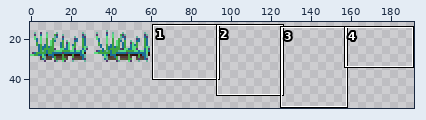
Sprite sheet -- regions/residential_region/static_obstacles/thorny_plant_2/thorny_plant_2.png. Above, an overview of the earlier version with the close-up marked.
Close-up. Old version:
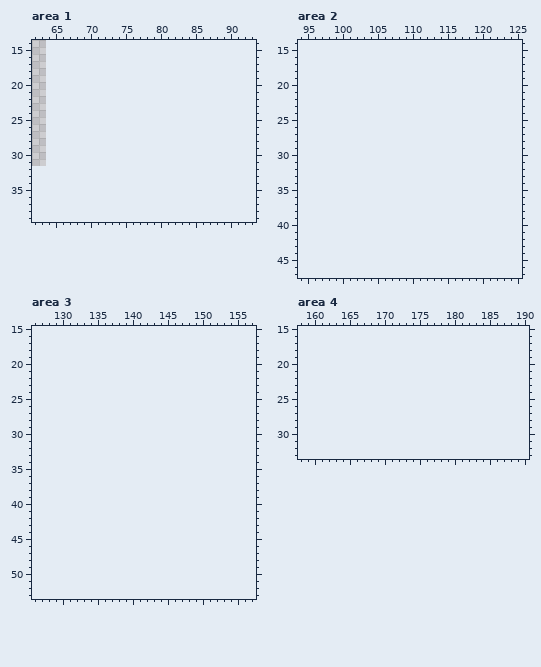
The file is 64x32 pixels. Shown: area 1: x 62..93, y 14..39; area 2: x 94..125, y 14..47; area 3: x 126..157, y 15..53; area 4: x 158..190, y 15..33. The old version is drawn lined up with the new one, on the new canvas. The wide view leaves out empty margins.
New version:
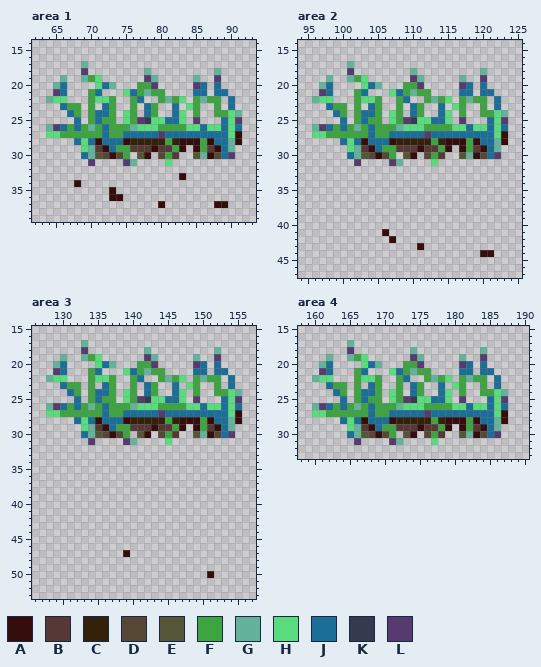
Palette (. is transparent): A #340d0c  B #563837  C #34210c  D #564737  E #555637  F #3ea341  G #63b39b  H #5adc7e  J #1b6e97  K #353a4f  L #573a70
Change:
canvas 64x32 -> 192x64
Changed rows in their new state; - is an unchanged pixel.
Area 1:
first column x 64:
17 -----G----------------------
18 -----L--------G---------G---
19 --G--GFH------LG-----G--L---
20 -GJ----HJG---FFL-----LJ-J---
21 -LJ---FJ---HJFGFF----JJ-JJ--
22 GHH---FHHF--FJ--FGFH-FGFF-J-
23 --JFF-F-JF--F-JF--J-HF--F-J-
24 ---JF-FJJF-HF-JF--JH-F--FFHG
25 ----J-FJFF-HFLKHHJJH-L---JHL
26 GLJFJFGFJFFFGHHHFFFFHHJHHJHJ
27 HHFFFFFFJFFJJJJJLJJJJJJJJJHA
28 ----JHJAJJJACCCCCFCAAAFAJJGA
29 -----HGBAJFFBBBABBFA-AFBAJG-
30 -----JGEDADF-EA-DFB--EGADJL-
31 ------L----LG----H----------
33 -------------------A--------
34 ----A-----------------------
35 ---------A------------------
36 ---------AA-----------------
37 ----------------A-------AA--
Area 2:
first column x 96:
17 -----G----------------------
18 -----L--------G---------G---
19 --G--GFH------LG-----G--L---
20 -GJ----HJG---FFL-----LJ-J---
21 -LJ---FJ---HJFGFF----JJ-JJ--
22 GHH---FHHF--FJ--FGFH-FGFF-J-
23 --JFF-F-JF--F-JF--J-HF--F-J-
24 ---JF-FJJF-HF-JF--JH-F--FFHG
25 ----J-FJFF-HFLKHHJJH-L---JHL
26 GLJFJFGFJFFFGHHHFFFFHHJHHJHJ
27 HHFFFFFFJFFJJJJJLJJJJJJJJJHA
28 ----JHJAJJJACCCCCFCAAAFAJJGA
29 -----HGBAJFFBBBABBFA-AFBAJG-
30 -----JGEDADF-EA-DFB--EGADJL-
31 ------L----LG----H----------
first column x 106:
41 A---------------
42 -A--------------
43 -----A----------
44 --------------AA
Area 3:
first column x 128:
17 -----G----------------------
18 -----L--------G---------G---
19 --G--GFH------LG-----G--L---
20 -GJ----HJG---FFL-----LJ-J---
21 -LJ---FJ---HJFGFF----JJ-JJ--
22 GHH---FHHF--FJ--FGFH-FGFF-J-
23 --JFF-F-JF--F-JF--J-HF--F-J-
24 ---JF-FJJF-HF-JF--JH-F--FFHG
25 ----J-FJFF-HFLKHHJJH-L---JHL
26 GLJFJFGFJFFFGHHHFFFFHHJHHJHJ
27 HHFFFFFFJFFJJJJJLJJJJJJJJJHA
28 ----JHJAJJJACCCCCFCAAAFAJJGA
29 -----HGBAJFFBBBABBFA-AFBAJG-
30 -----JGEDADF-EA-DFB--EGADJL-
31 ------L----LG----H----------
first column x 139:
47 A------------
50 ------------A
Area 4:
first column x 160:
17 -----G----------------------
18 -----L--------G---------G---
19 --G--GFH------LG-----G--L---
20 -GJ----HJG---FFL-----LJ-J---
21 -LJ---FJ---HJFGFF----JJ-JJ--
22 GHH---FHHF--FJ--FGFH-FGFF-J-
23 --JFF-F-JF--F-JF--J-HF--F-J-
24 ---JF-FJJF-HF-JF--JH-F--FFHG
25 ----J-FJFF-HFLKHHJJH-L---JHL
26 GLJFJFGFJFFFGHHHFFFFHHJHHJHJ
27 HHFFFFFFJFFJJJJJLJJJJJJJJJHA
28 ----JHJAJJJACCCCCFCAAAFAJJGA
29 -----HGBAJFFBBBABBFA-AFBAJG-
30 -----JGEDADF-EA-DFB--EGADJL-
31 ------L----LG----H----------
Pixel boxes of the changes (left, top, right, bottom) in both close-ups:
added: (46, 61, 242, 208)
added: (312, 61, 508, 166)
added: (382, 229, 424, 250)
added: (480, 250, 494, 257)
added: (46, 340, 242, 445)
added: (123, 550, 130, 557)
added: (207, 571, 214, 578)
added: (312, 340, 508, 445)
